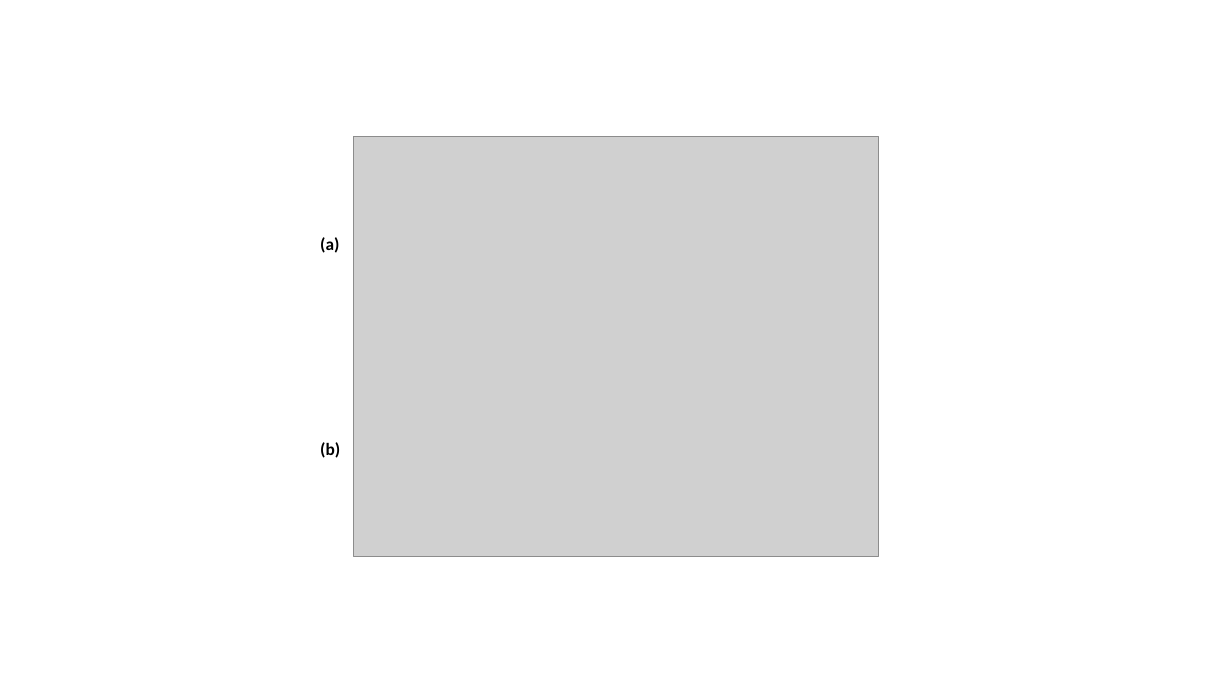
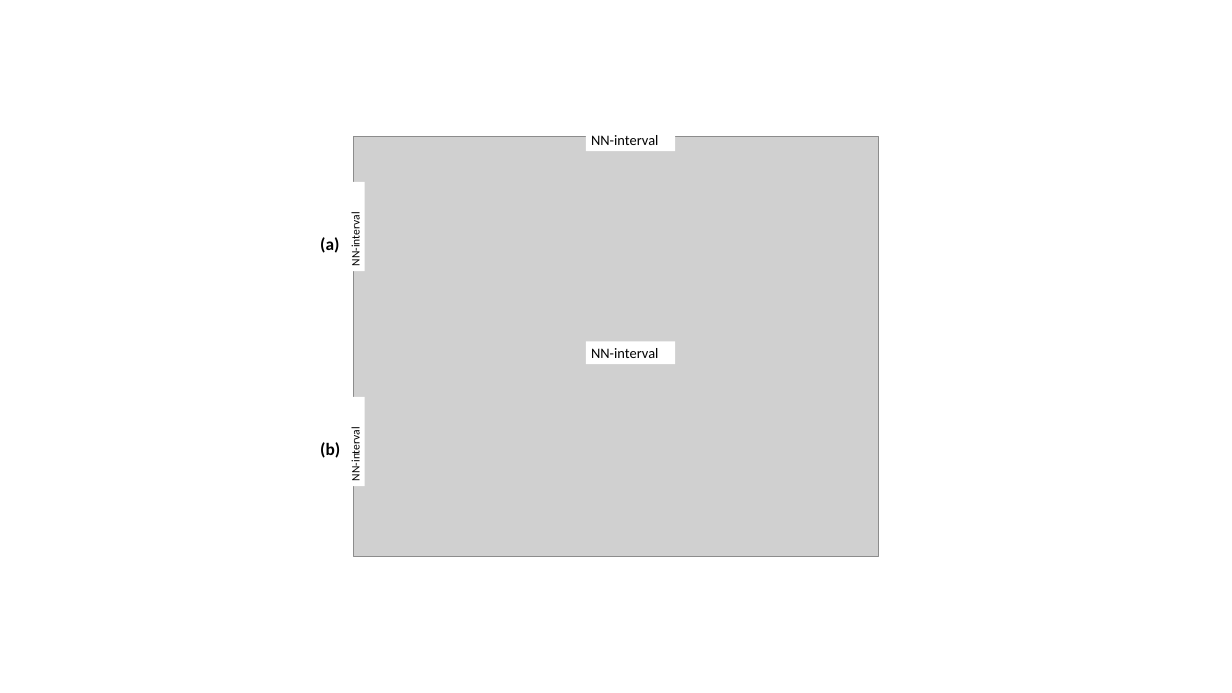
Before and after one commit to sugyeong-yu/RPPG-HRV_analysis, a slide deck: slide 18 of 결과분석.pptx. Drawn at 1232x693 pixels with LibreOffice and Linux fonts; fonts in the diff are those of the drawing; grey boxes stand for pictures. Boxes give left, top, right and bottom in pixels: in the first picture for what was removed or moved away, otherwise in the second. Text is boxed around its words. In the diff, an @@ line names an element or a change of style, - is before the commit and + after.

```diff
--- a/결과분석.pptx
+++ b/결과분석.pptx
@@ rectangle added at (x1=586, y1=128, x2=675, y2=151), fill #FFFFFF, 20 pt, text #000000 @@
+NN-interval
@@ rectangle added at (x1=345, y1=182, x2=365, y2=271), fill #FFFFFF, 16 pt, text #000000 @@
+NN-interval
@@ rectangle added at (x1=586, y1=342, x2=675, y2=364), fill #FFFFFF, 20 pt, text #000000 @@
+NN-interval
@@ rectangle added at (x1=345, y1=397, x2=365, y2=486), fill #FFFFFF, 16 pt, text #000000 @@
+NN-interval
```
Also in this commit, not shown: 1 other slide changed, 1 slide added, 1 other file.
